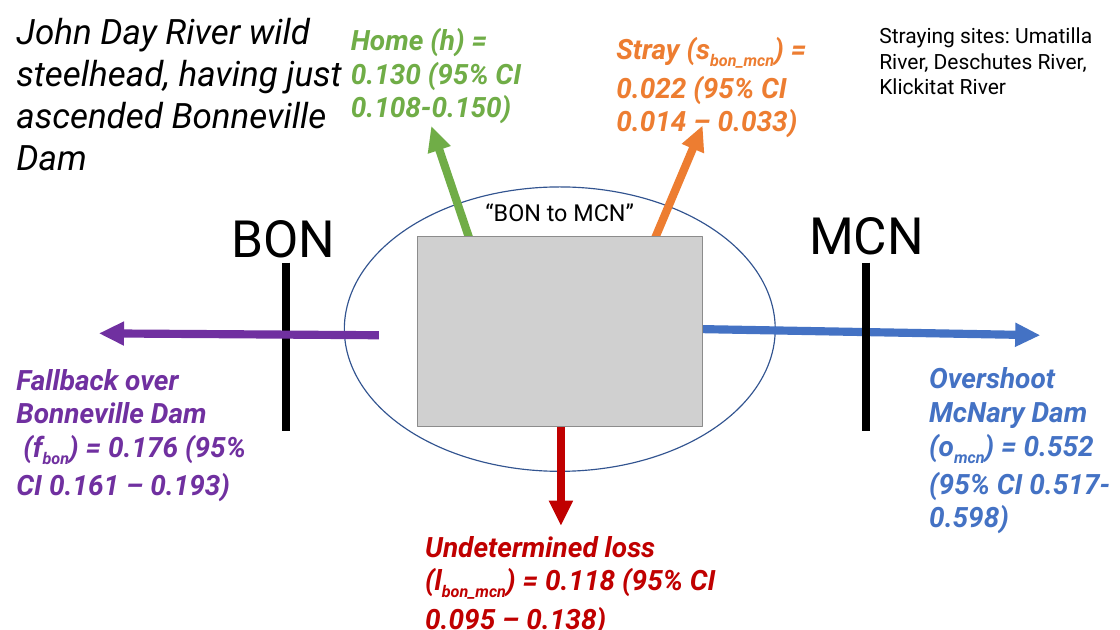
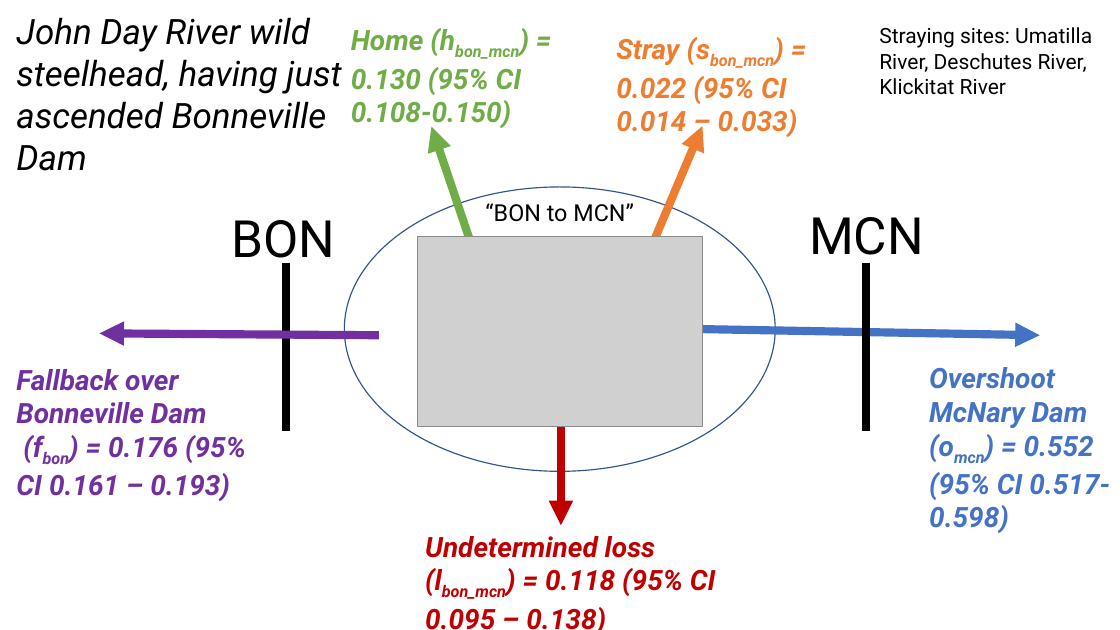
Before and after one commit to markusmin/steelhead, a slide deck: slide 1 of presentations/2022-02-10/figures/JDR_BON_MCN_bayesian_estimates.pptx. Drawn at 1120x630 pixels with LibreOffice and Linux fonts; fonts in the diff are those of the drawing; grey boxes stand for pictures. Boxes give left, top, right and bottom in pixels: in the first picture for what was removed or moved away, otherwise in the second. Text is boxed around its words. In the diff, an @@ line names an element or a change of style, - is before the commit and + after.

Commit message:
uploaded figures for presentation

```diff
--- a/presentations/2022-02-10/figures/JDR_BON_MCN_bayesian_estimates.pptx
+++ b/presentations/2022-02-10/figures/JDR_BON_MCN_bayesian_estimates.pptx
@@ text at bbox=[351, 30, 522, 129]: text changed @@
-Home (h) = 0.130 (95% CI 0.108-0.150)
+Home (hbon_mcn) = 0.130 (95% CI 0.108-0.150)
```
Also in this commit, not shown: 4 other files.
